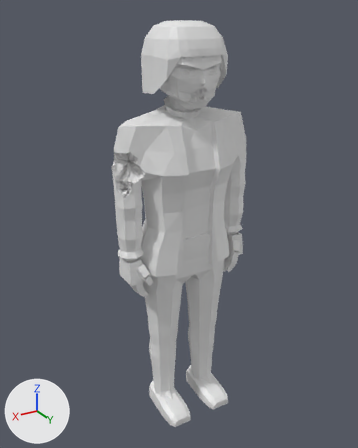
The glTF model assets/models/zombie_doctor_f_b5.glb: old version first, new version second.
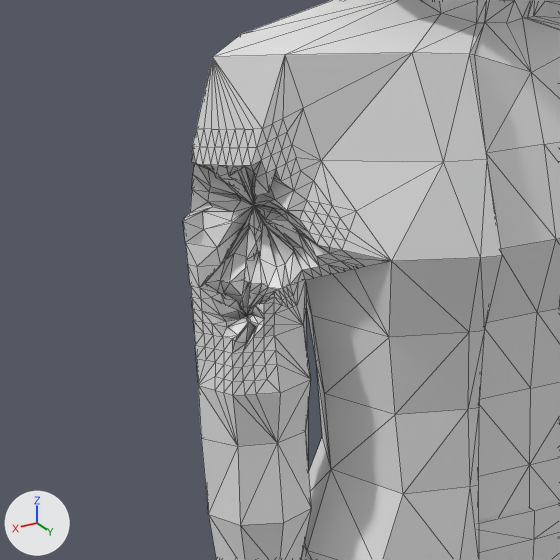
Old and new are each drawn whole from a 50 mm camera at (1.14, 1.858, 1.956) aimed at (0.013, -0.02, 1.016) and again close up on the part from 19% to 57% of the width and 25% to 56% of the height. Lighting does not change. The marker at lower left points along +X, +Y and +Z. The first two pictures are the older version. The close-ups show mesh edges as thin lines. Vertices at exactly the same position are counted once.

Before the edit, the objects in view are built like this:
```python
me_zombie_doctor_f_b5 = bpy.data.meshes.new('zombie_doctor_f_b5')
me_zombie_doctor_f_b5.from_pydata(...)  # 1783 vertices, 3434 faces; spans x -0.35..0.35, y -0.16..0.2, z 0.0..1.92
ob_zombie_doctor_f_b5 = bpy.data.objects.new('zombie_doctor_f_b5', me_zombie_doctor_f_b5)
ob_zombie_doctor_f_b5.location = (0.0, 0.0, 0.0)
```
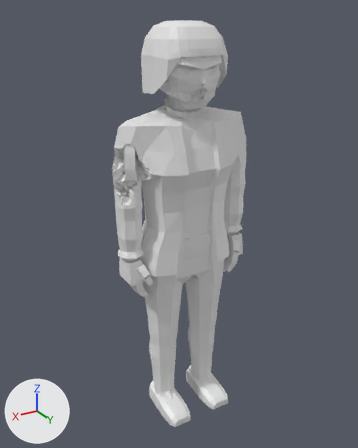
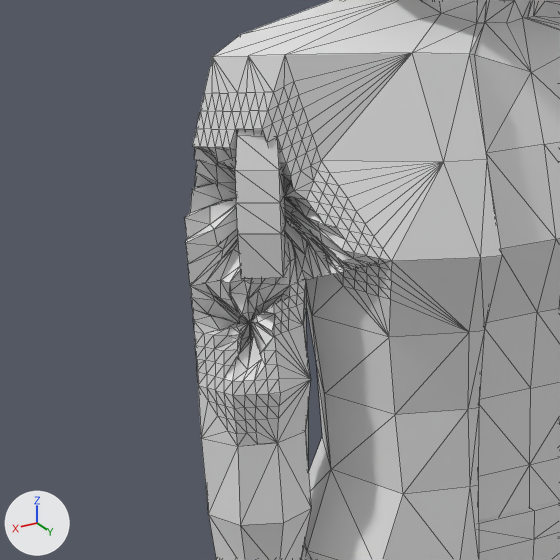
Edits to the bpy script that builds the scene:
```text
Change me_zombie_doctor_f_b5:
    used by ob_zombie_doctor_f_b5; location = (0.0, 0.0, 0.0)
    remove me_zombie_doctor_f_b5.from_pydata(...)  # 1783 vertices, 3434 faces; spans x -0.35..0.35, y -0.16..0.2, z 0.0..1.92
    add me_zombie_doctor_f_b5.from_pydata(...)  # 1927 vertices, 3716 faces; spans x -0.35..0.35, y -0.16..0.2, z 0.0..1.92
    me_zombie_doctor_f_b5 part 1: a new loose piece of 32 vertices spanning x 0.15..0.31, y -0.12..0.06, z 1.25..1.48
    me_zombie_doctor_f_b5 part 2: 33 vertices moved from x 0.24..0.34, y -0.03..0.07, z 1.21..1.42 to x 0.23..0.32, y -0.03..0.05, z 1.2..1.42; 151 vertices removed from x 0.23..0.35, y -0.03..0.09, z 1.21..1.44; 263 vertices added at x 0.18..0.35, y -0.04..0.13, z 1.12..1.52
```

Where the change shows, as pixel boxes [x1, y1, x2, y2] in the close-ups (560 x 560 px; the box of a moved part takes in the faces that stretch with it):
'zombie_doctor_f_b5', reshaped
    before: [183, 0, 560, 560]
    after: [185, 0, 560, 560]
part 1 of me_zombie_doctor_f_b5, added
    after: [235, 131, 290, 279]
part 2 of me_zombie_doctor_f_b5, moved or reshaped
    before: [183, 129, 354, 381]
    after: [185, 0, 468, 446]
